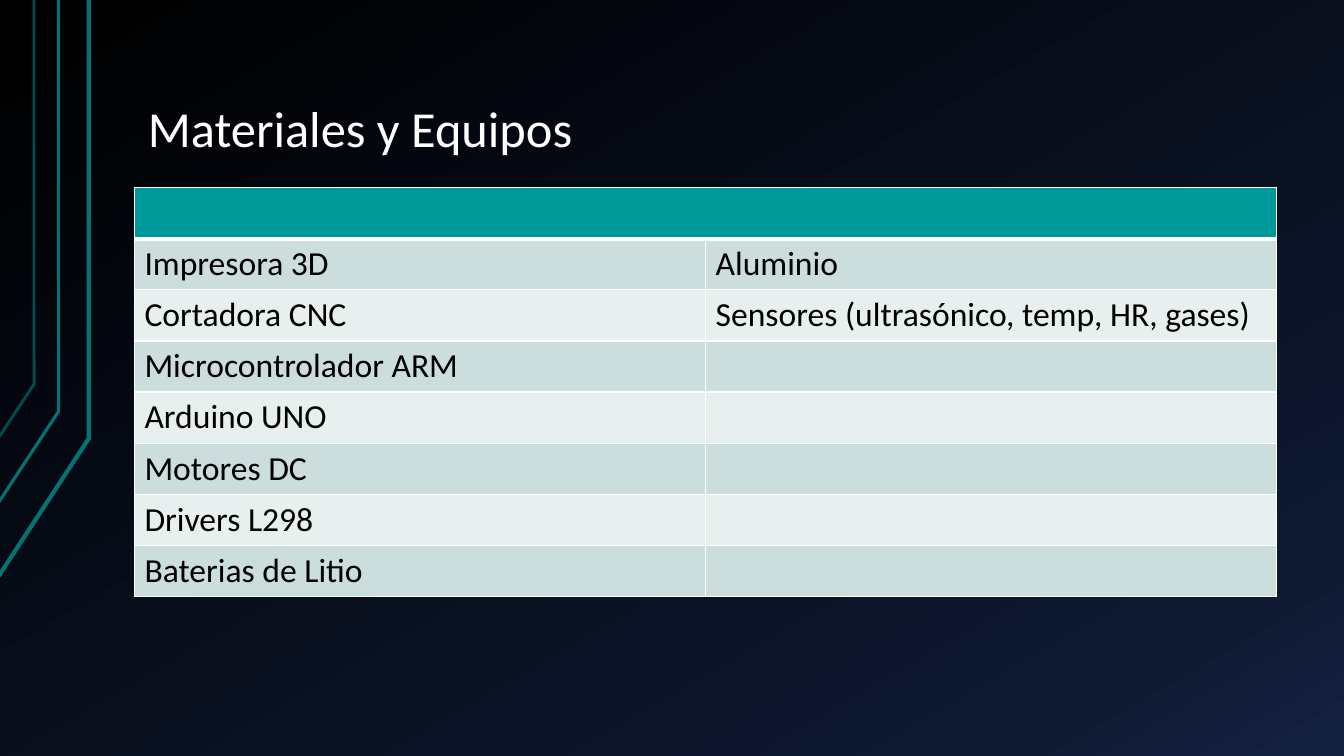
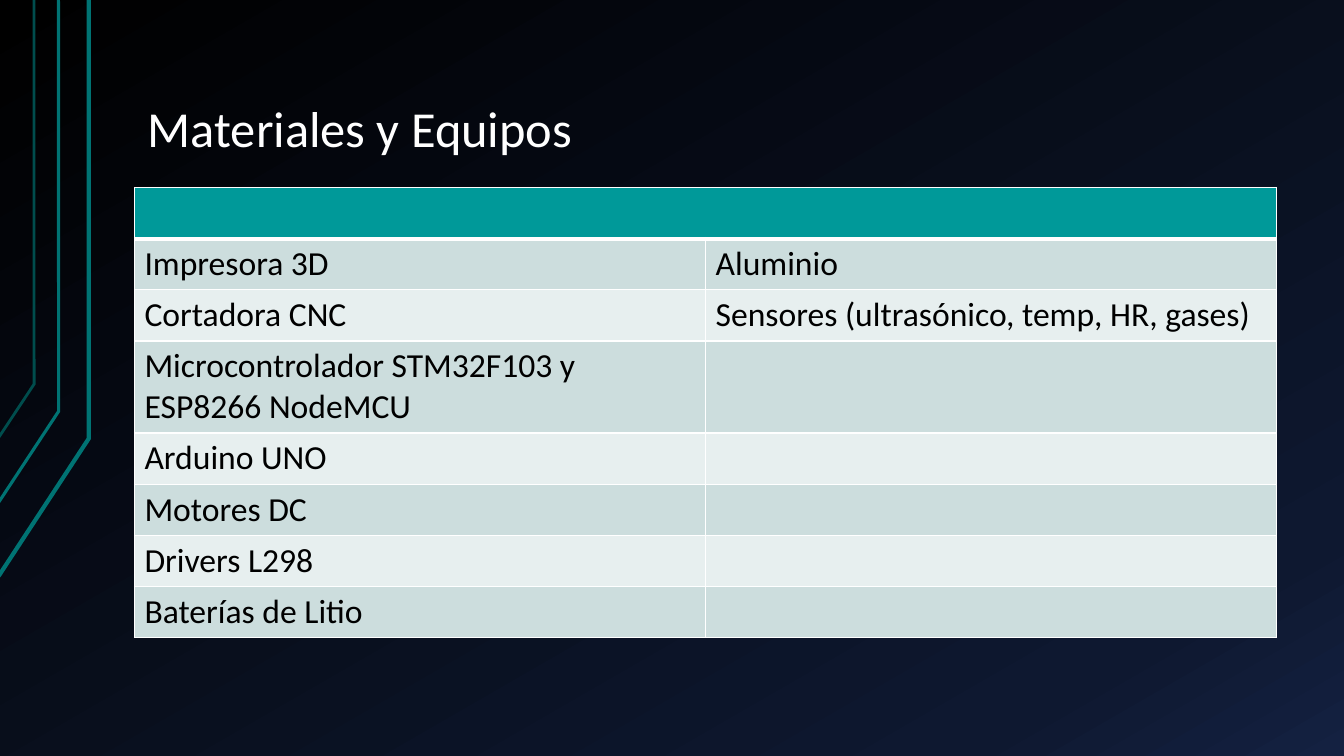
Before and after one commit to harrylisby/FLER, a slide deck: slide 6 of ppt_FLER.pptx. Drawn at 1344x756 pixels with LibreOffice and Linux fonts; fonts in the diff are those of the drawing. Boxes give left, top, right and bottom in pixels: in the first picture for what was removed or moved away, otherwise in the second. Text is boxed around its words. In the diff, an @@ line names an element or a change of style, - is before the commit and + after.

```diff
--- a/ppt_FLER.pptx
+++ b/ppt_FLER.pptx
@@ table at (134, 188, 1275, 631) @@
-row 4, column 1: Microcontrolador ARM
+row 4, column 1: Microcontrolador STM32F103 y ESP8266 NodeMCU
-row 8, column 1: Baterias de Litio
+row 8, column 1: Baterías de Litio
```
Also in this commit, not shown: 2 other slides changed, 5 slides added.
